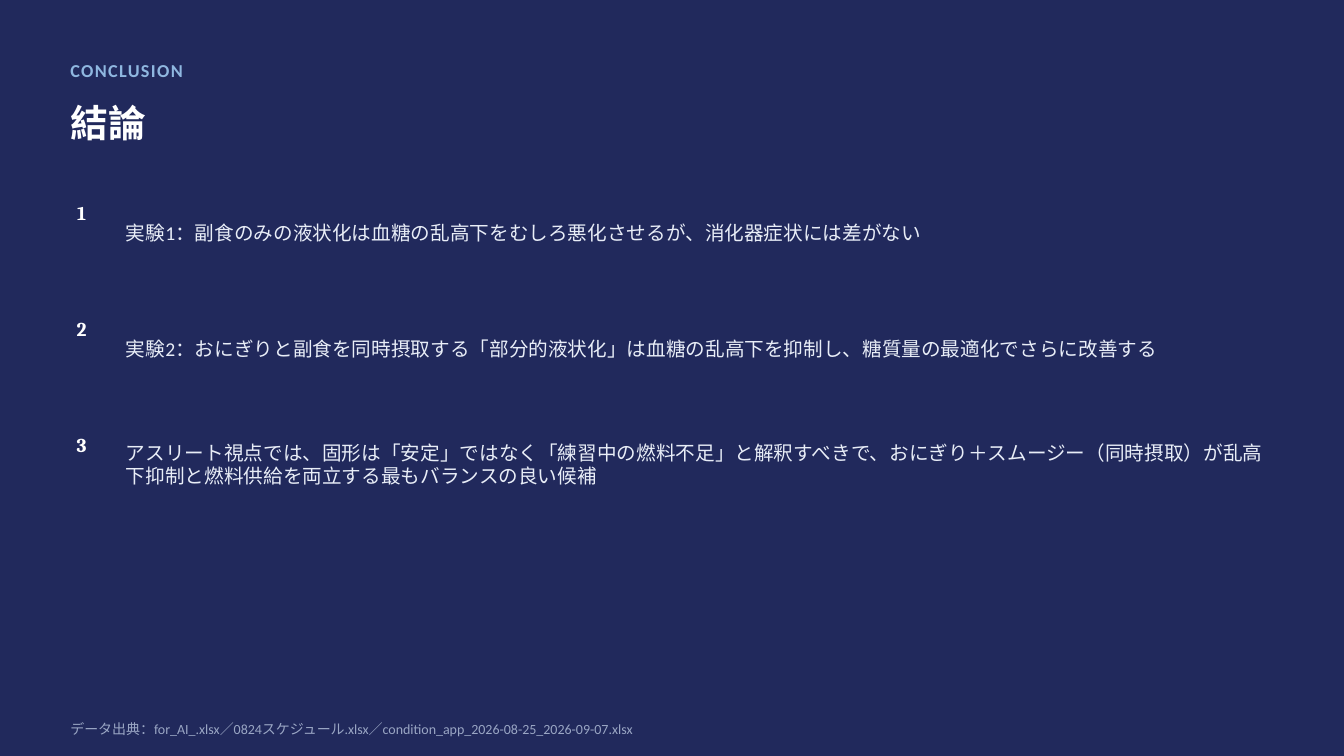
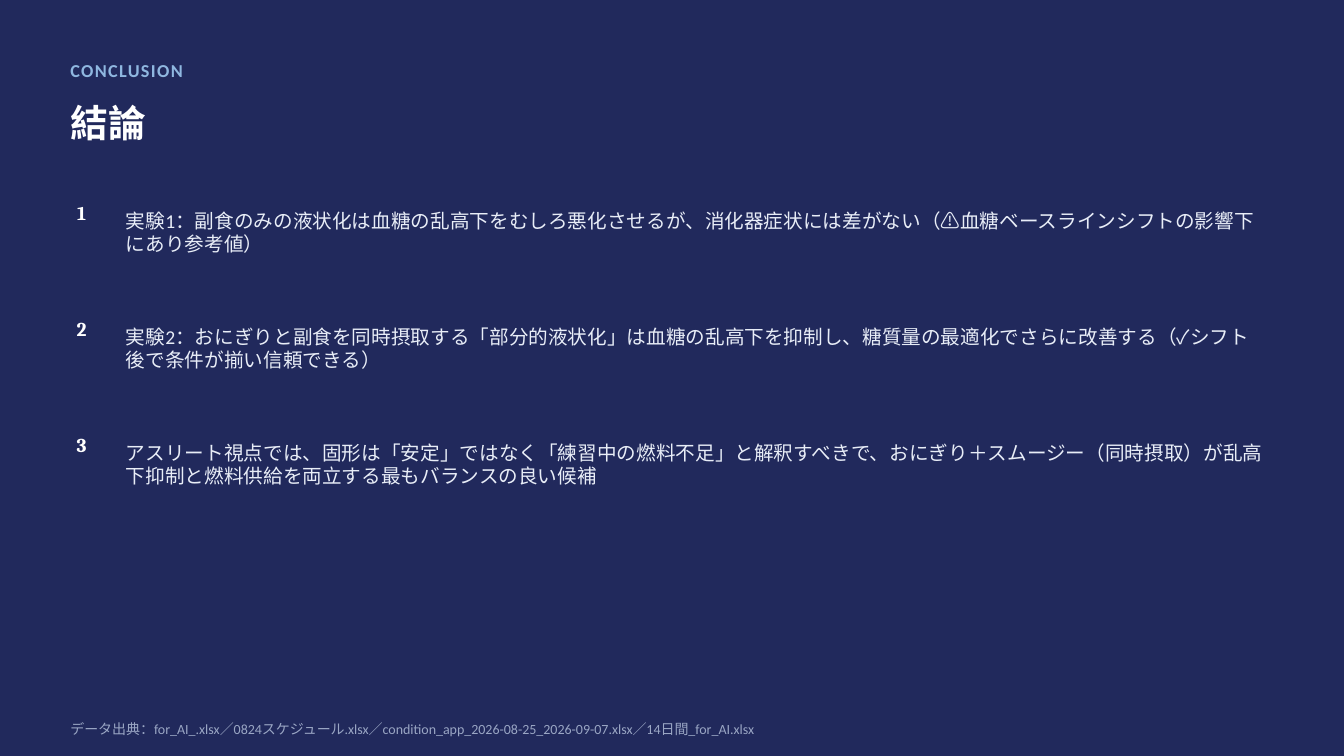
Before and after one commit to atsuh2022-ux/AK, a slide deck: slide 24 of analysis/slides/卒論発表_実験1実験2.pptx (slide 23 before the commit). Drawn at 1344x756 pixels with LibreOffice and Linux fonts; fonts in the diff are those of the drawing. Boxes give left, top, right and bottom in pixels: in the first picture for what was removed or moved away, otherwise in the second. Text is boxed around its words. In the diff, an @@ line names an element or a change of style, - is before the commit and + after.

```diff
--- a/analysis/slides/卒論発表_実験1実験2.pptx
+++ b/analysis/slides/卒論発表_実験1実験2.pptx
@@ text at bbox=[126, 211, 1254, 253]: text changed @@
-実験1：副食のみの液状化は血糖の乱高下をむしろ悪化させるが、消化器症状には差がない
+実験1：副食のみの液状化は血糖の乱高下をむしろ悪化させるが、消化器症状には差がない（⚠血糖ベースラインシフトの影響下にあり参考値）
@@ text at bbox=[126, 327, 1249, 369]: text changed @@
-実験2：おにぎりと副食を同時摂取する「部分的液状化」は血糖の乱高下を抑制し、糖質量の最適化でさらに改善する
+実験2：おにぎりと副食を同時摂取する「部分的液状化」は血糖の乱高下を抑制し、糖質量の最適化でさらに改善する（✓シフト後で条件が揃い信頼できる）
@@ text at bbox=[70, 722, 754, 736]: text changed @@
-データ出典：for_AI_.xlsx／0824スケジュール.xlsx／condition_app_2026-08-25_2026-09-07.xlsx
+データ出典：for_AI_.xlsx／0824スケジュール.xlsx／condition_app_2026-08-25_2026-09-07.xlsx／14日間_for_AI.xlsx
```
Also in this commit, not shown: 3 other slides changed, 1 slide added, 9 other files.
